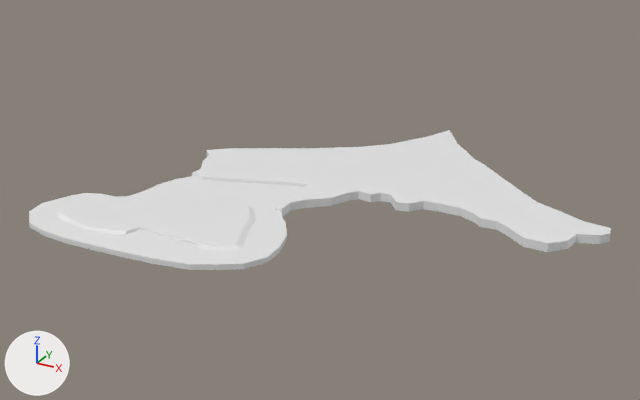
The FBX model Assets/Models/ForestLayout.fbx: old version first, new version second.
One viewpoint serves both versions: a 50 mm camera at (0.906, -1.849, 0.874) aimed at (-0.08, -0.058, -0.021). Every picture has the same lights, and +X, +Y and +Z are marked at lower left. The first picture is the older version. Vertices at exactly the same position are counted once.

Objects in the first picture: 'BaseLayout', 'Island'.
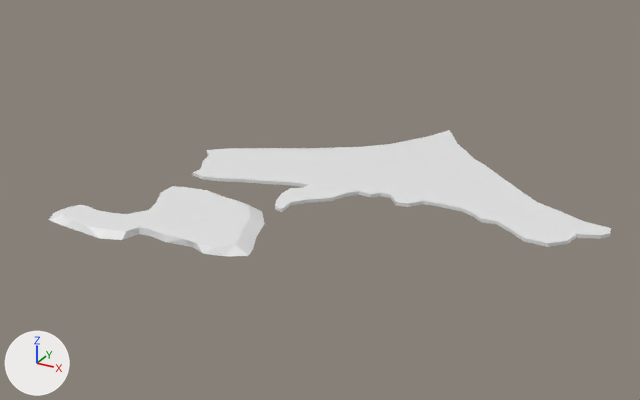
Boxes (x1, y1, x2, y2) around the edits, measured in the pictures (640 x 400 px):
'BaseLayout', reshaped (28% narrower, 16% shorter): before (29, 130, 611, 270); after (192, 130, 611, 247)

What changed in the scene script:
```text
Change me_plane:
    used by ob_baselayout; location = (-0.066, -0.028, -0.002)
    remove me_plane.from_pydata(...)  # 233 vertices, 145 faces; spans x -0.571..0.679, y -0.535..0.541, z -0.064..0.012
    add me_plane.from_pydata(...)  # 130 vertices, 193 faces; spans x -0.423..0.679, y -0.182..0.541, z 0.003..0.012
    me_plane part 1
    103 vertices are removed from x -0.571..0.679, y -0.535..0.541, z -0.064..0.003
    145 faces are deleted
    193 new faces join them
```
